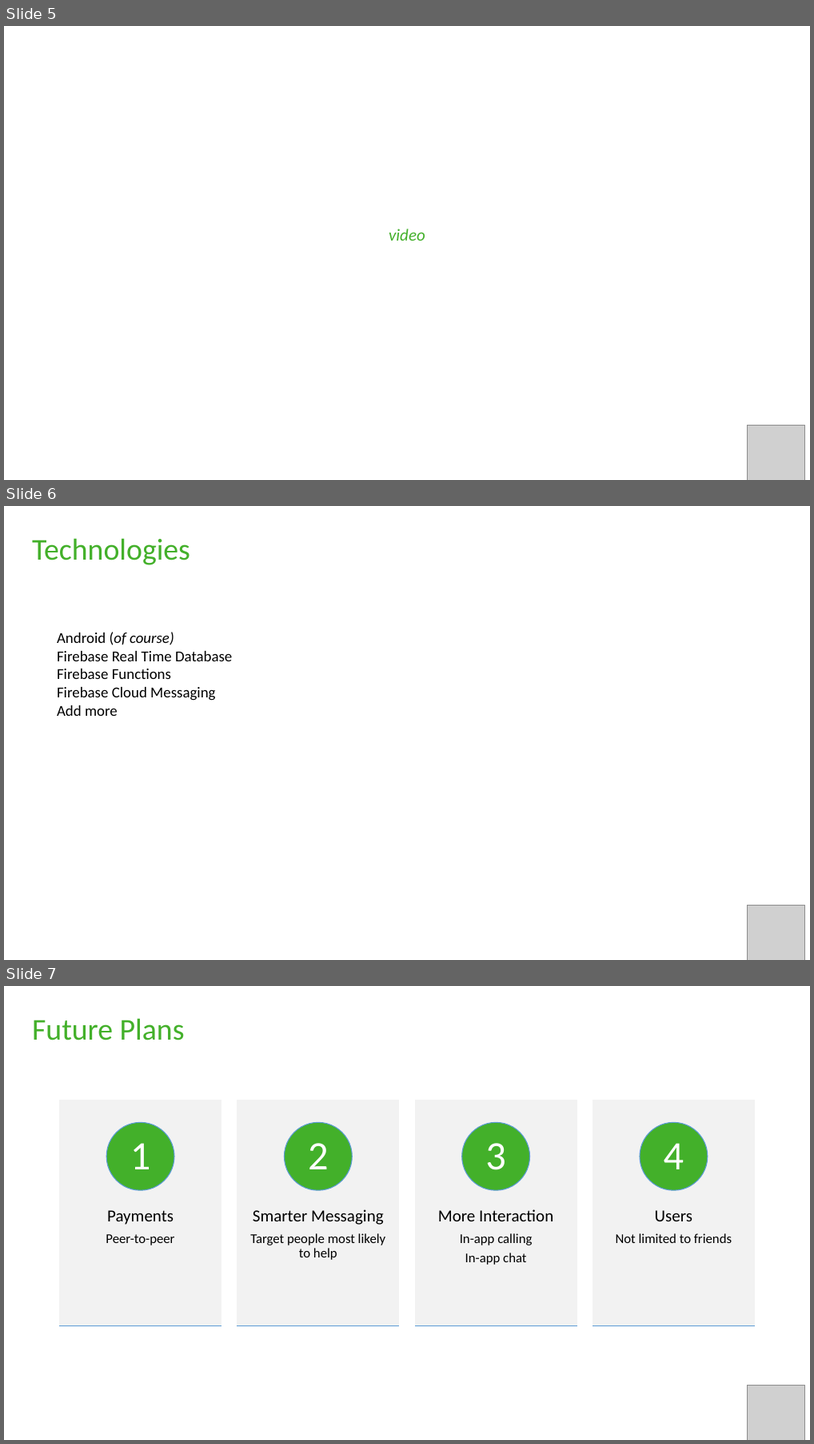
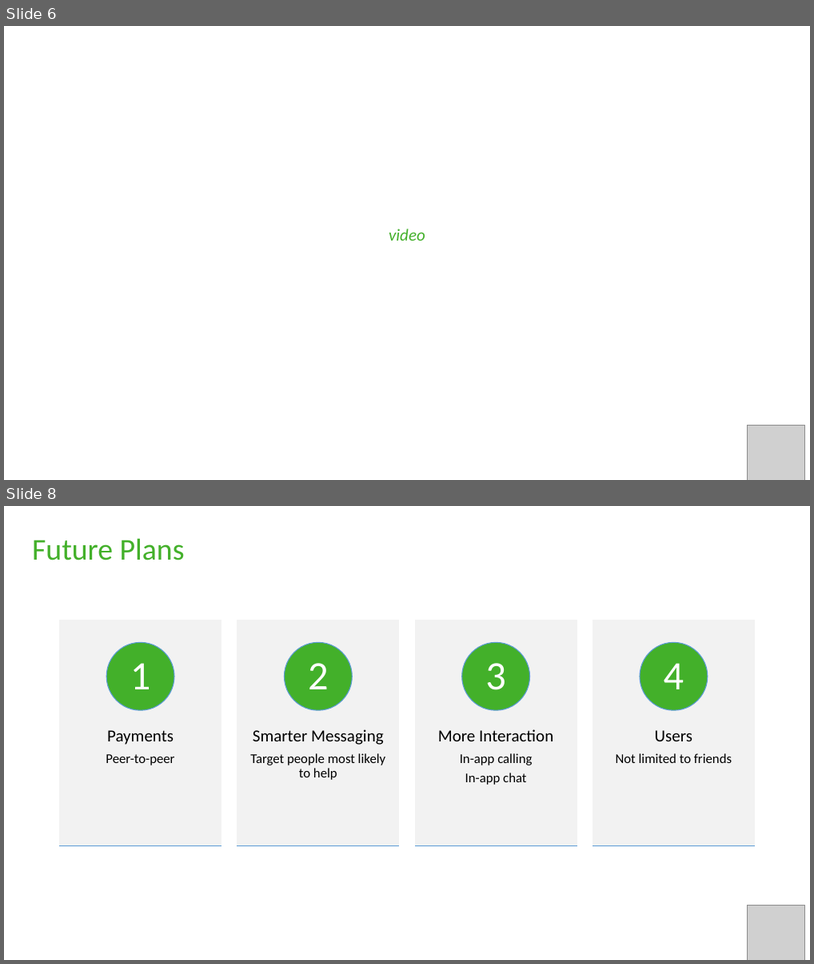
Before and after one commit to Codepath-Sep-2017-Group-16/ShopperPro, a slide deck: Presentation/Presentation.pptx. Shown one above the other, each under a label of ours: slides 5, 6 and 7 before the commit, slides 6 and 8 after it; the slides between them are not shown. The pictures are 814x1444 and 814x964 pixels, drawn with LibreOffice and Linux fonts; fonts in the diff are those of the drawing; grey boxes stand for pictures. Boxes give left, top, right and bottom in pixels: in the first picture for what was removed or moved away, otherwise in the second. Text is boxed around its words. In the diff, an @@ line names an element or a change of style, - is before the commit and + after.

```diff
--- a/Presentation/Presentation.pptx
+++ b/Presentation/Presentation.pptx
@@ slide 6 removed at bbox=[4, 506, 810, 960], background #FFFFFF @@
@@ text removed at bbox=[32, 538, 190, 565] @@
-Technologies
@@ text removed at bbox=[57, 632, 232, 716] @@
-Android (of course)
-Firebase Real Time Database
-Firebase Functions
-Firebase Cloud Messaging
-Add more
@@ picture removed at bbox=[748, 904, 806, 960] @@
@@ what was slide 5 is now slide 6 @@
@@ what was slide 7 is now slide 8 @@
```
Also in this commit, not shown: 2 slides added.
